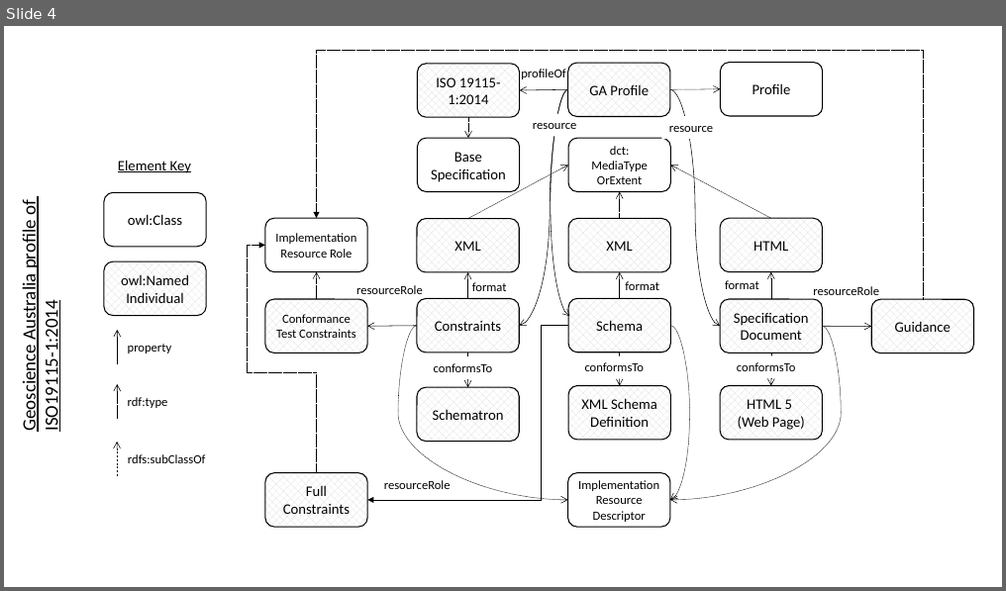
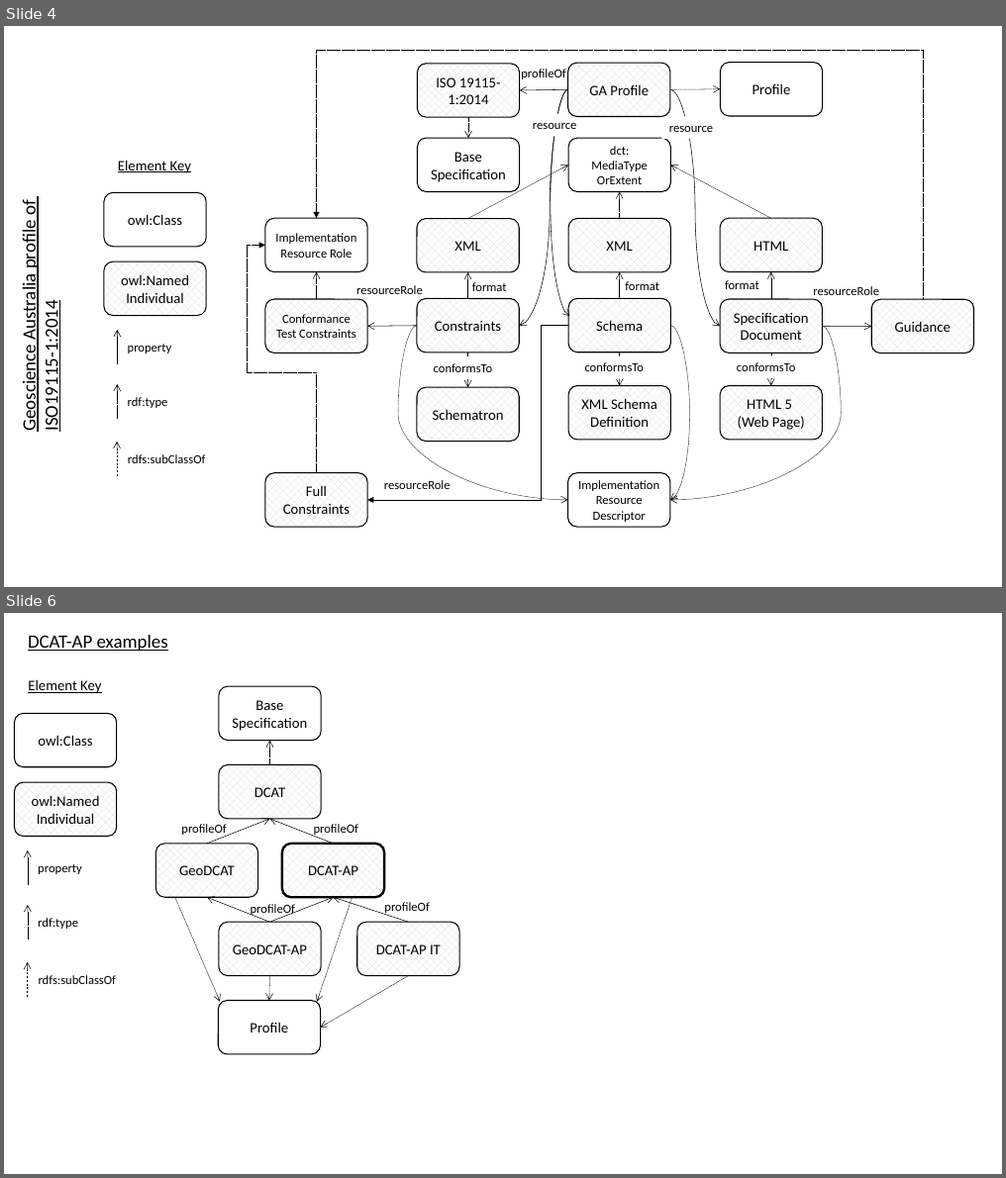
Before and after one commit to w3c/dxwg, a slide deck: profiledesc/profiledesc-diagrams.pptx. Shown one above the other, each under a label of ours: slide 4 before the commit, slides 4 and 6 after it; the slides between them are not shown. The pictures are 1006x591 and 1006x1178 pixels, drawn with LibreOffice and Linux fonts; fonts in the diff are those of the drawing. Boxes give left, top, right and bottom in pixels: in the first picture for what was removed or moved away, otherwise in the second. Text is boxed around its words. In the diff, an @@ line names an element or a change of style, - is before the commit and + after.

```diff
--- a/profiledesc/profiledesc-diagrams.pptx
+++ b/profiledesc/profiledesc-diagrams.pptx
@@ slide 6 added at <box>4,613,1002,1174</box>, background #FFFFFF @@
@@ text added at <box>28,635,168,651</box>, 18 pt, text #000000, underline @@
+DCAT-AP examples
@@ text added at <box>28,679,101,693</box>, 14 pt, text #000000, underline @@
+Element Key
@@ rounded rectangle added at <box>219,686,322,741</box>, outline #000000 1 pt, 14 pt, text #000000 @@
+Base Specification
@@ rounded rectangle added at <box>15,713,117,767</box>, outline #000000 1 pt, 14 pt, text #000000 @@
+owl:Class
@@ arrow added from (269, 765) to (269, 741), #000000 0.5 pt dashed @@
@@ rounded rectangle added at <box>15,782,117,836</box>, fill pattern #D9D9D9 on #FFFFFF, outline #000000 1 pt, 14 pt, text #000000 @@
+owl:Named
+Individual
@@ rounded rectangle added at <box>219,765,322,819</box>, fill pattern #D9D9D9 on #FFFFFF, outline #000000 1 pt, 14 pt, text #000000 @@
+DCAT
@@ arrow added from (207, 844) to (269, 819), #000000 0.5 pt @@
@@ arrow added from (334, 844) to (269, 819), #000000 0.5 pt @@
@@ rounded rectangle added at <box>156,844,258,897</box>, fill pattern #D9D9D9 on #FFFFFF, outline #000000 1 pt, 14 pt, text #000000 @@
+GeoDCAT
@@ text added at <box>181,824,226,837</box>, 12 pt, text #000000 @@
+profileOf
@@ rounded rectangle added at <box>282,844,385,897</box>, fill pattern #D9D9D9 on #FFFFFF, outline #000000 2.25 pt, 14 pt, text #000000 @@
+DCAT-AP
@@ text added at <box>314,824,358,837</box>, 12 pt, text #000000 @@
+profileOf
@@ arrow added from (28, 885) to (28, 851), #000000 0.5 pt @@
@@ text added at <box>38,864,82,874</box>, 12 pt, text #000000 @@
+property
@@ arrow added from (28, 940) to (28, 905), #000000 0.5 pt dashed @@
@@ arrow added from (175, 898) to (220, 1001), #000000 0.5 pt dashed @@
@@ arrow added from (269, 922) to (207, 897), #000000 0.5 pt @@
@@ text added at <box>251,904,295,917</box>, 12 pt, text #000000 @@
+profileOf
@@ arrow added from (269, 922) to (334, 897), #000000 0.5 pt @@
@@ arrow added from (352, 898) to (317, 1001), #000000 0.5 pt dashed @@
@@ arrow added from (408, 922) to (334, 897), #000000 0.5 pt @@
@@ text added at <box>384,902,429,913</box>, 12 pt, text #000000 @@
+profileOf
@@ text added at <box>38,918,78,929</box>, 12 pt, text #000000 @@
+rdf:type
@@ rounded rectangle added at <box>219,922,322,976</box>, fill pattern #D9D9D9 on #FFFFFF, outline #000000 1 pt, 14 pt, text #000000 @@
+GeoDCAT-AP
@@ rounded rectangle added at <box>357,922,460,976</box>, fill pattern #D9D9D9 on #FFFFFF, outline #000000 1 pt, 14 pt, text #000000 @@
+DCAT-AP IT
@@ arrow added from (27, 997) to (27, 962), #000000 0.5 pt dashed @@
@@ text added at <box>39,975,117,984</box>, 12 pt, text #000000 @@
+rdfs:subClassOf
@@ arrow added from (269, 976) to (269, 1001), #000000 0.5 pt dashed @@
@@ arrow added from (408, 976) to (321, 1028), #000000 0.5 pt dashed @@
@@ rounded rectangle added at <box>218,1001,321,1055</box>, outline #000000 1 pt, 14 pt, text #000000 @@
+Profile
```
Also in this commit, not shown: 2 slides changed, 3 other files.
